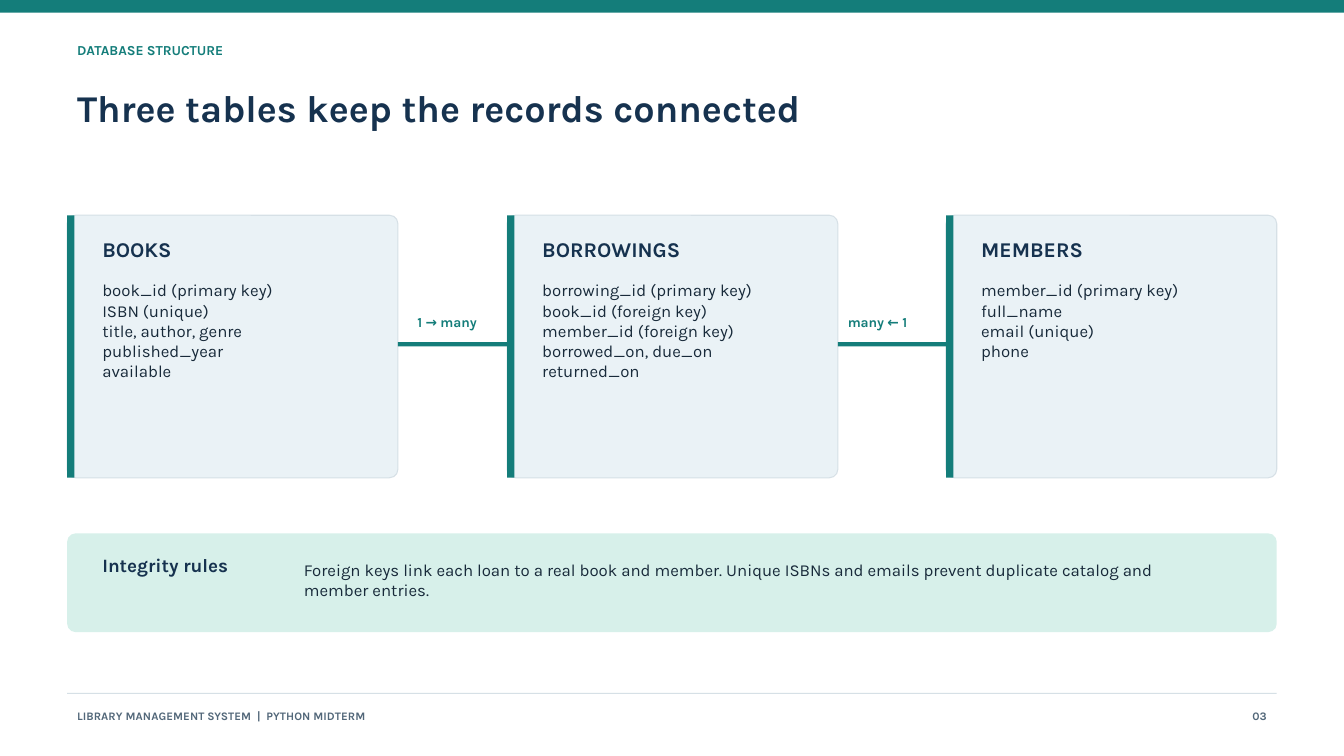
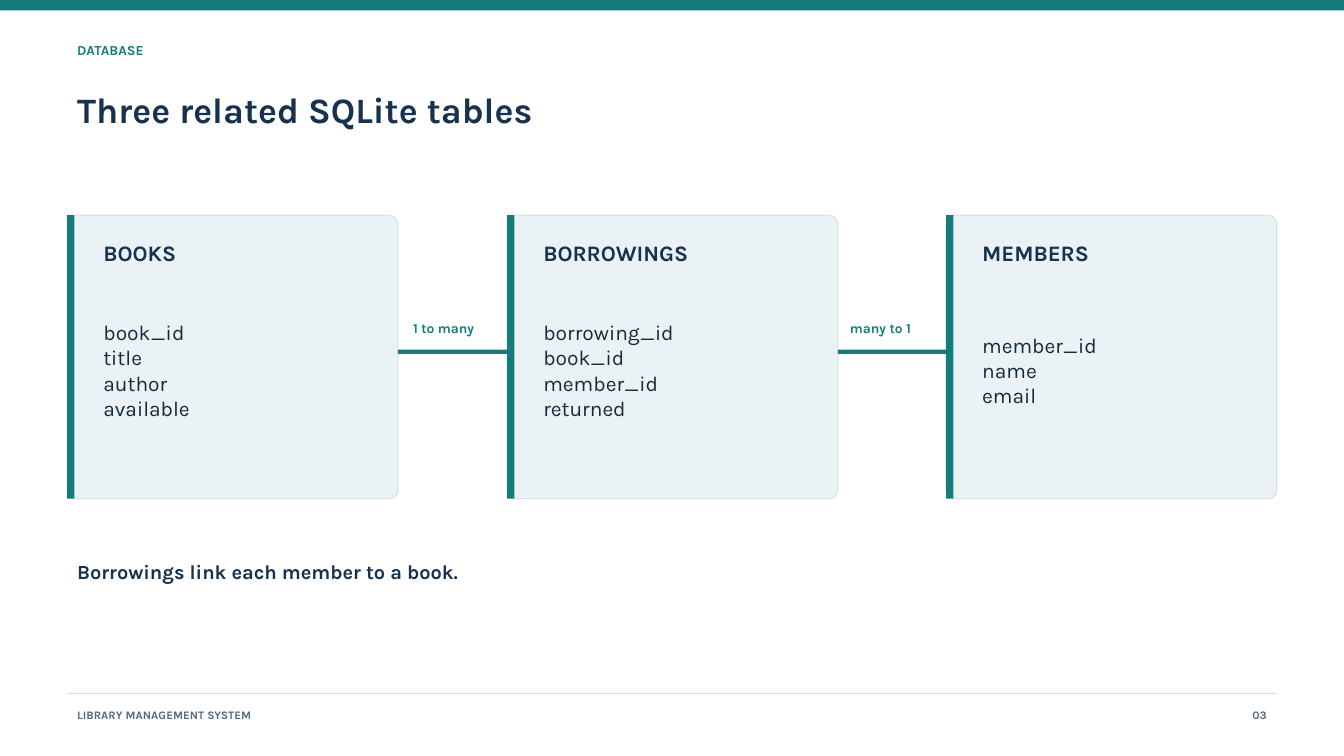
Before and after one commit to KuanyshAsker/PP2_Midterm_Project, a slide deck: slide 3 of ProjectPresentation.pptx. Drawn at 1344x756 pixels with LibreOffice and Linux fonts; fonts in the diff are those of the drawing. Boxes give left, top, right and bottom in pixels: in the first picture for what was removed or moved away, otherwise in the second. Text is boxed around its words. In the diff, an @@ line names an element or a change of style, - is before the commit and + after.

Commit message:
Simplify library project to course concepts

```diff
--- a/ProjectPresentation.pptx
+++ b/ProjectPresentation.pptx
@@ text at [77, 46, 143, 55]: text changed @@
-DATABASE STRUCTURE
+DATABASE
@@ text at [77, 97, 533, 130]: text changed; size 27 to 25.5 pt @@
-Three tables keep the records connected
+Three related SQLite tables
@@ rounded rectangle: place and size @@
-rounded rectangle at [68, 216, 398, 478]
+rounded rectangle at [68, 216, 398, 499]
@@ rectangle: place and size @@
-rectangle at [68, 216, 75, 478]
+rectangle at [68, 216, 75, 499]
@@ rounded rectangle: place and size @@
-rounded rectangle at [507, 216, 838, 478]
+rounded rectangle at [507, 216, 838, 499]
@@ rectangle: place and size @@
-rectangle at [507, 216, 514, 478]
+rectangle at [507, 216, 514, 499]
@@ proportions changed in 3 elements at [68, 216, 398, 499], [507, 216, 838, 499], [947, 216, 1277, 499] @@
@@ rounded rectangle: place and size @@
-rounded rectangle at [947, 216, 1277, 478]
+rounded rectangle at [947, 216, 1277, 499]
@@ rectangle: place and size @@
-rectangle at [947, 216, 954, 478]
+rectangle at [947, 216, 954, 499]
@@ size 15 to 15.8 pt in 3 elements at [103, 246, 176, 262], [543, 246, 688, 262], [982, 246, 1089, 262] @@
@@ text "book_id": place and size @@
-text "book_id" at [102, 284, 273, 377]
+text "book_id" at [103, 325, 189, 417]
@@ vertical alignment top to middle in 3 elements at [982, 338, 1097, 404], [103, 325, 189, 417], [543, 325, 673, 417] @@
@@ text at [103, 325, 184, 392]: text changed; size 12 to 15 pt @@
-book_id (primary key)
-ISBN (unique)
-title, author, genre
-published_year
+book_id
+title
+author
@@ text at [413, 324, 474, 337]: text changed @@
-1 → many
+1 to many
@@ text at [543, 325, 673, 417]: text changed; size 12 to 15 pt @@
-borrowing_id (primary key)
-book_id (foreign key)
-member_id (foreign key)
-borrowed_on, due_on
-returned_on
+borrowing_id
+book_id
+member_id
+returned
@@ text at [850, 324, 911, 337]: text changed @@
-many ← 1
+many to 1
@@ rectangle: place and size @@
-rectangle at [398, 343, 507, 347]
+rectangle at [398, 350, 507, 354]
@@ rectangle: place and size @@
-rectangle at [838, 343, 946, 347]
+rectangle at [838, 350, 946, 354]
@@ text at [982, 338, 1097, 404]: text changed; size 12 to 15 pt @@
-member_id (primary key)
-full_name
-email (unique)
-phone
+member_id
+name
+email
@@ text at [103, 401, 189, 417]: size 12 to 15 pt in "available" @@
@@ rounded rectangle removed at [68, 533, 1277, 632] @@
@@ text added at [77, 565, 458, 584], 14.2 pt, text #16324F, bold @@
+Borrowings link each member to a book.
@@ text removed at [102, 558, 228, 577] @@
-Integrity rules
@@ text removed at [304, 564, 1152, 596] @@
-Foreign keys link each loan to a real book and member. Unique ISBNs and emails prevent duplicate catalog and member entries.
@@ text at [77, 711, 251, 719]: text changed @@
-LIBRARY MANAGEMENT SYSTEM | PYTHON MIDTERM
+LIBRARY MANAGEMENT SYSTEM
```
Also in this commit, not shown: 1 other slide changed, 3 slides added, 4 slides removed, 7 other files.
